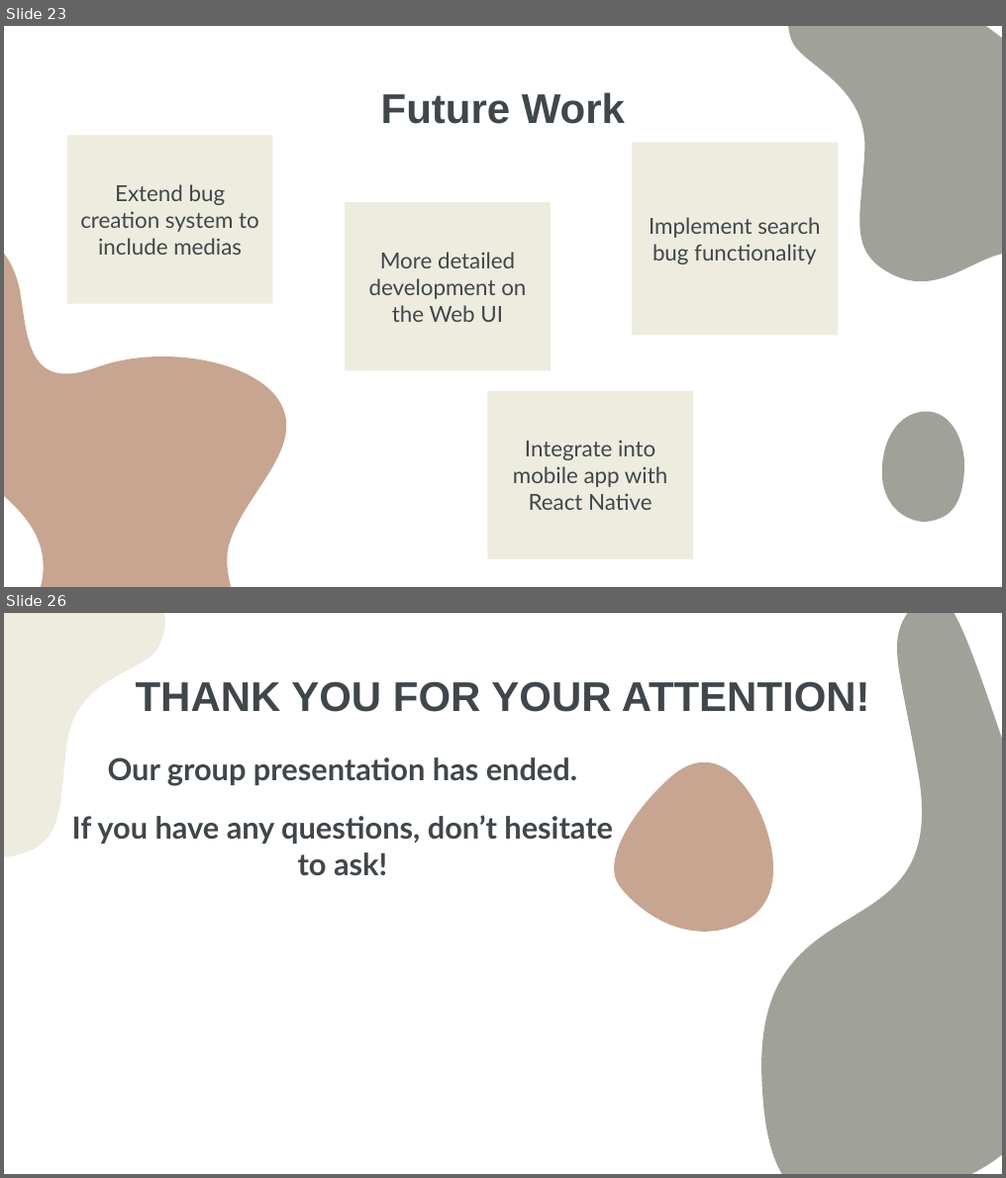
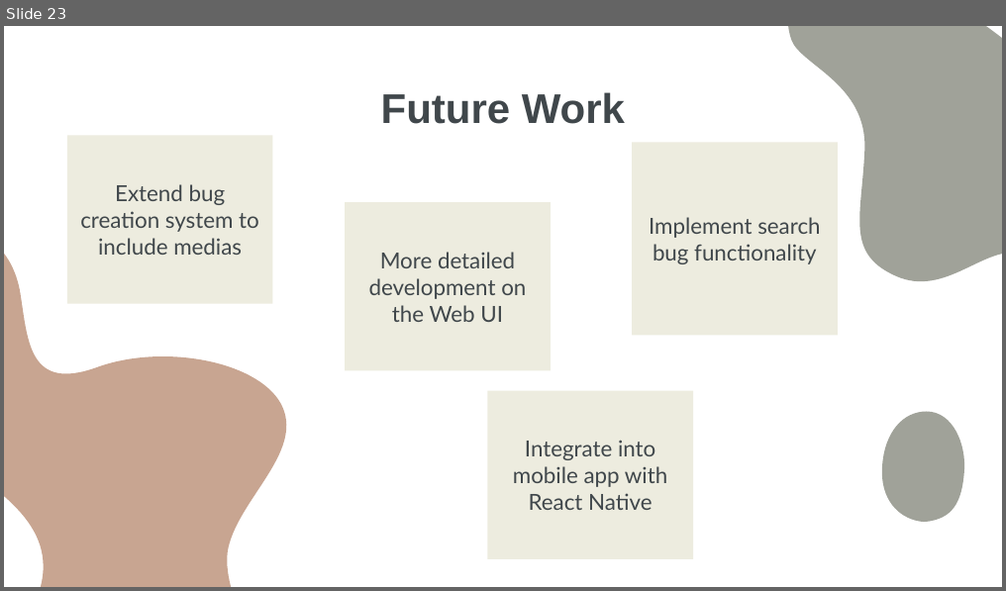
Before and after one commit to Khoa100500/WebApplicationProject-BugTracker, a slide deck: Report + Presentation/Group 5 Presentation.pptx. Shown one above the other, each under a label of ours: slides 23 and 26 before the commit, slide 23 after it; the slides between them are not shown. The pictures are 1006x1178 and 1006x591 pixels, drawn with LibreOffice and Linux fonts; fonts in the diff are those of the drawing. Boxes give left, top, right and bottom in pixels: in the first picture for what was removed or moved away, otherwise in the second. Text is boxed around its words. In the diff, an @@ line names an element or a change of style, - is before the commit and + after.

```diff
--- a/Report + Presentation/Group 5 Presentation.pptx
+++ b/Report + Presentation/Group 5 Presentation.pptx
@@ slide 26 removed at bbox=[4, 613, 1002, 1174], background #FFFFFF @@
@@ freeform shape removed at bbox=[4, 613, 258, 958] @@
@@ freeform shape removed at bbox=[690, 613, 1002, 1174] @@
@@ title removed at bbox=[136, 681, 870, 712] @@
-THANK YOU FOR YOUR ATTENTION!
@@ subtitle removed at bbox=[72, 758, 613, 876] @@
-Our group presentation has ended.
-If you have any questions, don’t hesitate to ask!
@@ freeform shape removed at bbox=[585, 741, 827, 982] @@
```
Also in this commit, not shown: 6 slides changed, 1 slide added, 1 other slide removed.
